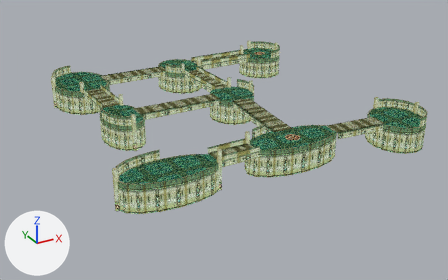
The glTF model activity/assets/sky/tower3/anterose.gltf as it was, and as the next commit left it.
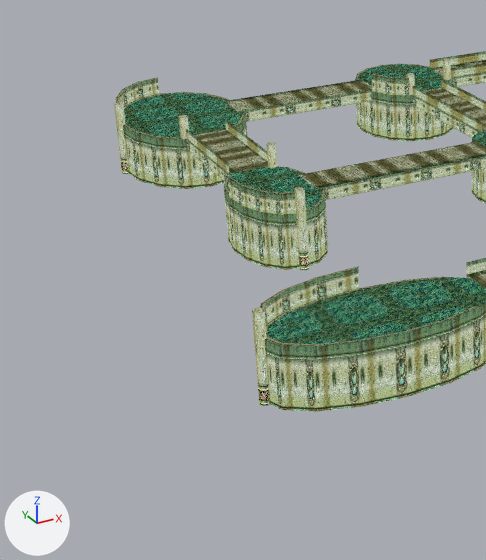
Old and new are each drawn whole from a 50 mm camera at (-29.0, -104.3, 35.1) aimed at (16.7, -21.3, -6.4) and again close up on the part from 0% to 48% of the width and 11% to 100% of the height. Arrows for +X, +Y and +Z are at lower left; the lights stay in place. The first two pictures are the older version. Vertices at exactly the same position are counted once.

In view in the first close-up: 'Esmelas platforms floor 3'.
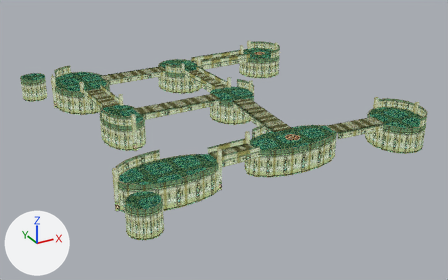
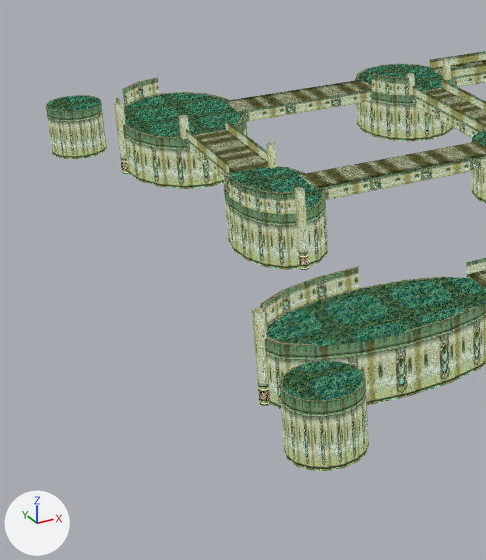
Pixel boxes (x1, y1, x2, y2) of what changed, in the close-ups (486 x 560 px):
'Esmelas platforms floor 3', reshaped
    before: (114, 51, 486, 412)
    after: (46, 51, 486, 471)
part 1 of me_mesh_0, added (green)
    after: (279, 361, 369, 471)
part 2 of me_mesh_0, added (green)
    after: (46, 96, 107, 159)
part 3 of me_mesh_0, added
    after: (279, 363, 366, 402)
part 4 of me_mesh_0, added
    after: (46, 95, 99, 112)
part 5 of me_mesh_0, deleted
    before: (116, 89, 127, 110)
part 6 of me_mesh_0, deleted
    before: (314, 331, 405, 346)

The change, as a list of edits to the scene's bpy script:
```text
Change me_mesh_0:
    used by ob_esmelas_platforms_floor_3; location = (0.0, 0.0, 0.0)
    verts and faces of me_mesh_0; kept vertices keep their numbers, new ones are numbered from 956
    before: 27 (-4.8, 3.2, 0.0), 28 (-3.7, 5.3, 0.0) at pixel (124, 106), 171 (-4.8, 3.2, 1.5) at pixel (115, 97), 174 (-3.7, 5.3, 1.5) at pixel (122, 89), 708 (-4.8, 3.2, 0.0)
    before: 709 (-4.6, 3.1, 0.0), 710 (-4.6, 3.1, 1.5) at pixel (118, 97), 712 (-3.7, 5.3, 0.0) at pixel (124, 105), 713 (-3.6, 5.0, 0.0) at pixel (126, 106), 714 (-3.6, 5.0, 1.5) at pixel (125, 89)
    before: 799 (-0.8, -42.0, 0.0) at pixel (406, 332), 800 (-0.8, -41.8, 0.0) at pixel (404, 330), 801 (-3.6, -41.8, 0.0) at pixel (357, 341), 802 (-3.4, -41.6, 0.0) at pixel (359, 339), 803 (-5.9, -41.1, 0.0) at pixel (312, 346)
    before: 804 (-5.6, -40.9, 0.0) at pixel (316, 344)
    remove me_mesh_0.from_pydata(...)  # 956 vertices, 1196 faces; spans x -8.4..41.9, y -44.1..7.1, z -4.0..1.7
    add me_mesh_0.from_pydata(...)  # 1072 vertices, 1330 faces; spans x -9.4..41.9, y -47.0..10.1, z -4.0..1.7
    me_mesh_0 part 1: a new loose piece of 33 vertices spanning x -9.0..-4.6, y -47.0..-42.6, z -4.0..0.0
    me_mesh_0 part 2: a new loose piece of 33 vertices spanning x -9.4..-5.0, y 5.7..10.1, z -4.0..0.0
    me_mesh_0 part 3: a new loose piece of 26 vertices spanning x -9.0..-4.6, y -47.0..-42.6, z 0.0, in mat_c04c0007_png
    me_mesh_0 part 4: a new loose piece of 26 vertices spanning x -9.4..-5.0, y 5.7..10.1, z 0.0, in mat_c04c0007_png
    me_mesh_0 part 5
    add delete_faces([(27, 28, 174), (27, 174, 171), (708, 712, 713), (708, 713, 709), (171, 174, 714), (171, 714, 710)])
    me_mesh_0 part 6
    add delete_vertices([801, 802])  # with the faces that use them
```
